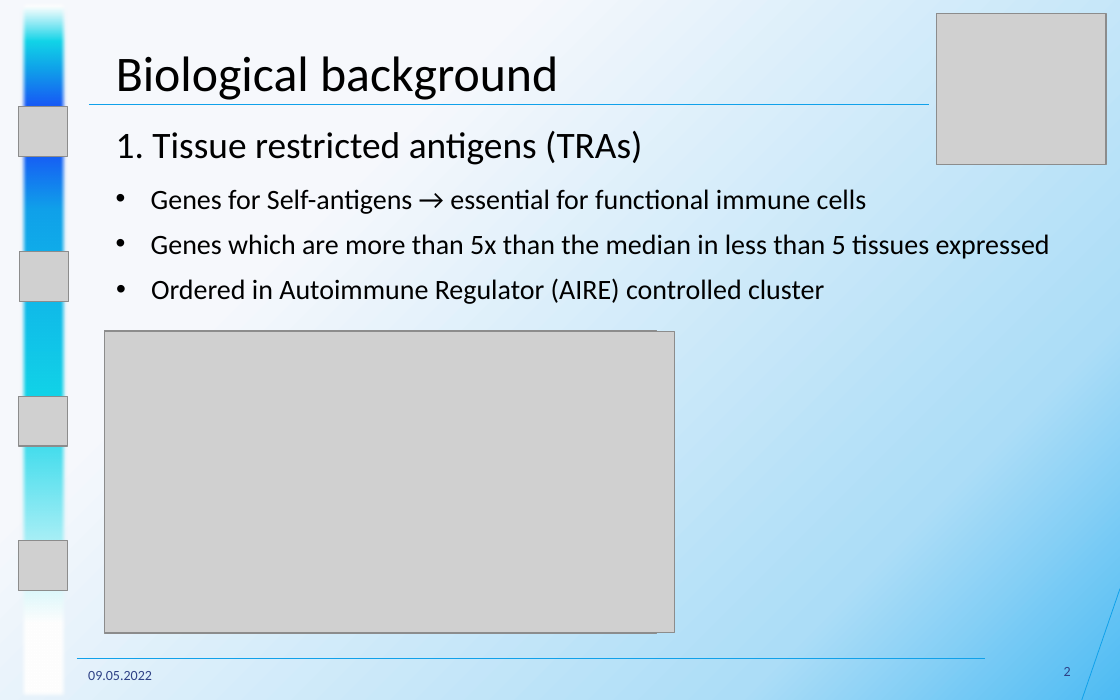
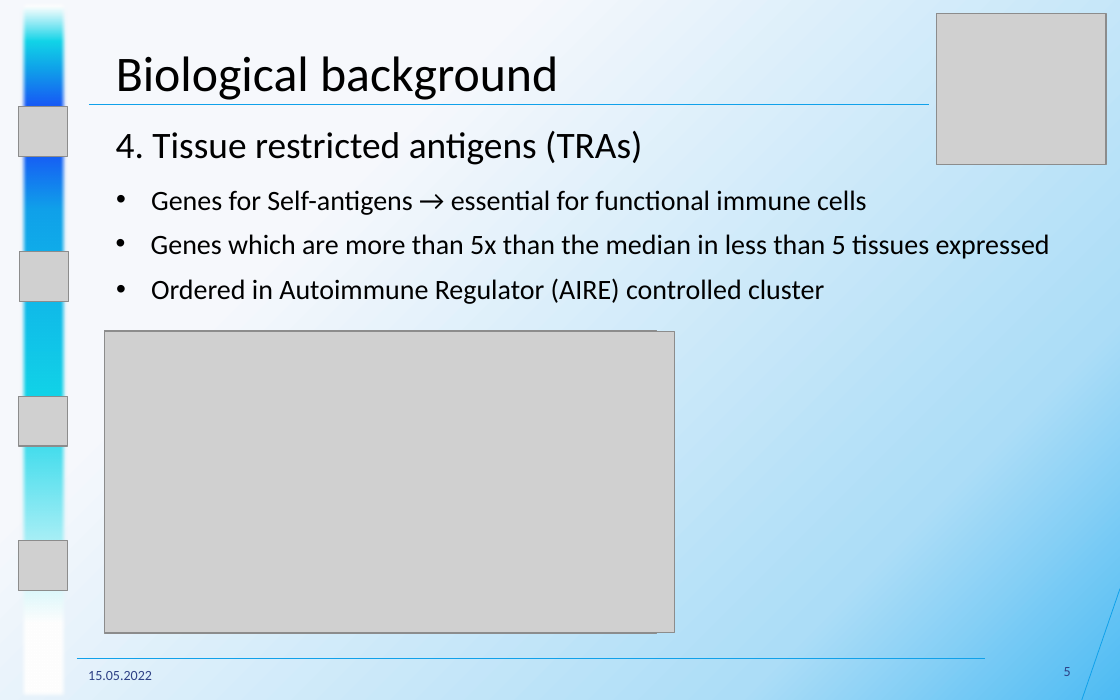
Before and after one commit to datascience-mobi-2022/2022-topic-04-team-01, a slide deck: slide 5 of Presentations/Project Proposal/Project Proposal Presentation Structure+.pptx (slide 2 before the commit). Drawn at 1120x700 pixels with LibreOffice and Linux fonts; fonts in the diff are those of the drawing; grey boxes stand for pictures. Boxes give left, top, right and bottom in pixels: in the first picture for what was removed or moved away, otherwise in the second. Text is boxed around its words. In the diff, an @@ line names an element or a change of style, - is before the commit and + after.

```diff
--- a/Presentations/Project Proposal/Project Proposal Presentation Structure+.pptx
+++ b/Presentations/Project Proposal/Project Proposal Presentation Structure+.pptx
@@ text at (116,131,642,165): text changed @@
-1. Tissue restricted antigens (TRAs)
+4. Tissue restricted antigens (TRAs)
@@ text at (88,671,152,680): text changed @@
-09.05.2022
+15.05.2022
@@ page number at (1064,667,1071,676): text changed @@
-2
+5
```
Also in this commit, not shown: 6 other slides changed, 3 slides added.
